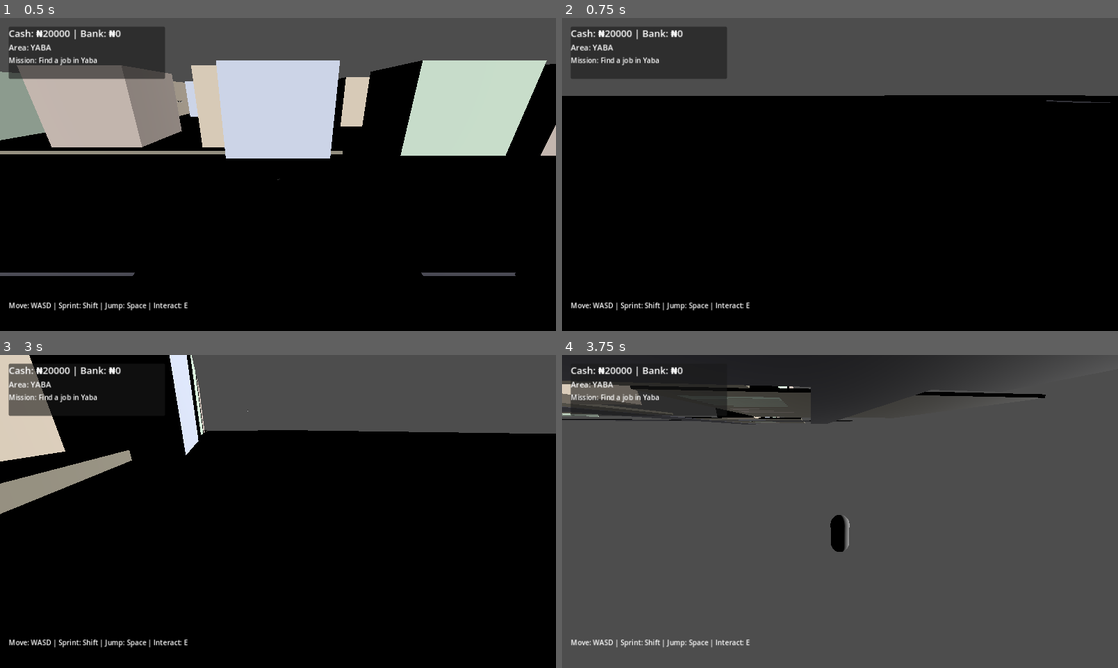
Above: before the commit, frames 1-4 (two rows, left to right).
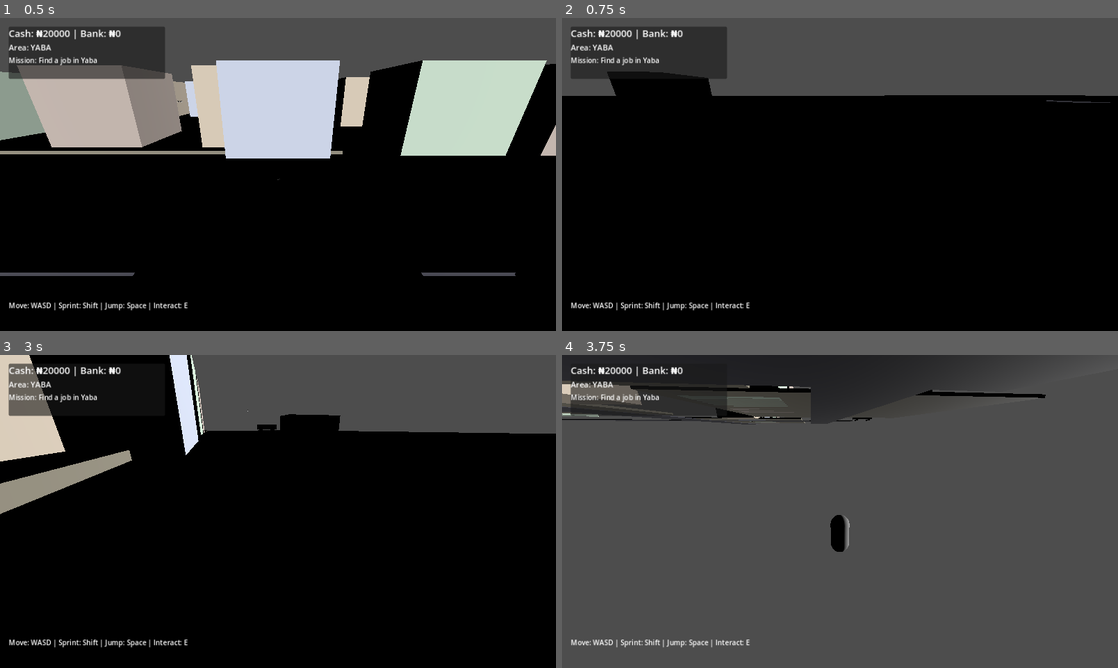
Above: after the commit, the same moments.

Repository: Muhdrabe22/lamamagame
Game: Godot game, scene res://scenes/main.tscn
Two runs of this game, one before a commit and one after it. Both use one fixed random seed, a clock stepped at 60 frames per second and the inputs below.
Inputs (mouse positions are in pixels of both pictures, inside the frame that each line leads up to):
- Up to frame 1 (0.5 s): no input
- Up to frame 2 (0.75 s): move the mouse to (867, 174) at 0.52 s; hold W (move_forward) from 0.53 s (still down); tap E (interact) at 0.6 s
- Up to frame 3 (3 s): keep holding W (move_forward); tap Space (jump) at 0.77, 1.52 s; move the mouse to (250, 511) at 1.27 s; tap E (interact) at 1.35, 2.3, 2.85 s; move the mouse to (289, 505) at 2.02 s; hold Shift (sprint) 2.03-2.78 s; move the mouse to (272, 517) at 2.77 s
- Up to frame 4 (3.75 s): keep holding W (move_forward); tap Space (jump) at 3.02 s; move the mouse to (878, 514) at 3.52 s; tap E (interact) at 3.6 s

Frame 1 is identical in both runs. In frame 2, 1.3% of the frame differs, in the area x 8-27%, y 17-25%; in frame 3, 0.6%; in frame 4, less than 0.1%.

Commit message:
Add basic driveable vehicles and vehicle interaction for LAMAMA milestone 1 update

Diff:
--- a/scripts/InteractionManager.gd
+++ b/scripts/InteractionManager.gd
@@ -14,26 +14,36 @@
 func set_action_label(label: Label) -> void:
     action_label = label
 
-func register_interactable(name: String, position: Vector3, type: String) -> void:
-    interactables.append({"name": name, "position": position, "type": type})
+func register_interactable(name: String, position: Vector3, type: String, node: Node = null) -> void:
+    interactables.append({"name": name, "position": position, "type": type, "node": node})
 
 func _process(_delta: float) -> void:
     if player == null:
         return
+
     var nearest_name = ""
     var nearest_dist = INF
-    for entry in interactables:
+    var found_index = -1
+    for i in range(interactables.size()):
+        var entry = interactables[i]
         var dist = player.global_position.distance_to(entry["position"])
         if dist < 3.2 and dist < nearest_dist:
             nearest_dist = dist
             nearest_name = entry["name"]
-            action_index = interactables.find(entry)
-        elif dist >= 3.2 and nearest_name == "":
-            action_index = -1
+            found_index = i
+
+    action_index = found_index
 
     if action_label != null:
         if nearest_name != "":
-            action_label.text = "Press E to interact with %s" % nearest_name
+            if interactables[action_index]["type"] == "vehicle":
+                var vehicle = interactables[action_index]["node"]
+                if vehicle != null and vehicle.is_occupied:
+                    action_label.text = "Press E to exit vehicle"
+                else:
+                    action_label.text = "Press E to enter vehicle"
+            else:
+                action_label.text = "Press E to interact with %s" % nearest_name
         else:
             action_label.text = ""
 
@@ -65,6 +75,19 @@
         state.add_money(2500)
         if action_label != null:
             action_label.text = "Market run complete. You earned ₦2,500 from local trade."
+    elif target["type"] == "vehicle":
+        var vehicle = target["node"]
+        if vehicle != null:
+            if vehicle.is_occupied:
+                if player.has_method("exit_vehicle"):
+                    player.exit_vehicle()
+                    if action_label != null:
+                        action_label.text = "You exited the vehicle."
+            else:
+                if player.has_method("enter_vehicle"):
+                    player.enter_vehicle(vehicle)
+                    if action_label != null:
+                        action_label.text = "You are driving the vehicle."
 
     if state.missions.size() > 0 and state.missions[0]["id"] == "first_job" and state.missions[0]["done"]:
         state.missions.remove_at(0)
--- a/scripts/Main.gd
+++ b/scripts/Main.gd
@@ -8,6 +8,7 @@
 var interaction_manager: Node
 var save_manager: Node
 var player_spawn: Vector3 = Vector3(-18.0, 0.5, 26.0)
+var vehicle_nodes: Array = []
 
 func _ready() -> void:
     state = preload("res://scripts/GameState.gd").new()
@@ -34,6 +35,7 @@
 
     _build_hud()
     _spawn_npcs()
+    _spawn_vehicles()
     _register_interactables()
     state.set_current_area("YABA")
 
@@ -99,8 +101,24 @@
         npc.global_position = routes[index % routes.size()][0]
         npc.call("set_walk_route", routes[index % routes.size()])
 
+func _spawn_vehicles() -> void:
+    var vehicle_positions = [
+        Vector3(20.0, 0.25, 14.0),
+        Vector3(-8.0, 0.25, 32.0),
+        Vector3(30.0, 0.25, 38.0)
+    ]
+
+    for position in vehicle_positions:
+        var vehicle = preload("res://scripts/Vehicle.gd").new()
+        vehicle.position = position
+        add_child(vehicle)
+        vehicle_nodes.append(vehicle)
+
 func _register_interactables() -> void:
-    interaction_manager.register_interactable("Recruitment Office", Vector3(-18.0, 0.5, -12.0), "job")
-    interaction_manager.register_interactable("Yaba Phone Shop", Vector3(-8.0, 0.5, -12.0), "shop")
-    interaction_manager.register_interactable("Player Home", Vector3(-18.0, 0.5, 20.0), "home")
-    interaction_manager.register_interactable("Oshodi Market", Vector3(0.0, 0.5, 28.0), "market")
+    interaction_manager.register_interactable("Recruitment Office", Vector3(-18.0, 0.5, -12.0), "job", null)
+    interaction_manager.register_interactable("Yaba Phone Shop", Vector3(-8.0, 0.5, -12.0), "shop", null)
+    interaction_manager.register_interactable("Player Home", Vector3(-18.0, 0.5, 20.0), "home", null)
+    interaction_manager.register_interactable("Oshodi Market", Vector3(0.0, 0.5, 28.0), "market", null)
+
+    for vehicle in vehicle_nodes:
+        interaction_manager.register_interactable("Vehicle", vehicle.global_position, "vehicle", vehicle)
--- a/scripts/Player.gd
+++ b/scripts/Player.gd
@@ -10,12 +10,14 @@
 var camera_pivot: Node3D
 var camera: Camera3D
 var interaction_manager: Node
+var vehicle_reference: Node = null
+var is_driving: bool = false
 
 func _ready() -> void:
     _build_character()
     _build_camera()
     Input.mouse_mode = Input.MOUSE_MODE_CAPTURED
-    interaction_manager = get_parent().get_node("InteractionManager")
+    interaction_manager = get_parent().get_node_or_null("InteractionManager")
 
 func _build_character() -> void:
     var collision = CollisionShape3D.new()
@@ -51,6 +53,9 @@
         camera_pivot.rotation.y = yaw
 
 func _physics_process(delta: float) -> void:
+    if vehicle_reference != null and is_driving:
+        return
+
     var input_dir := Vector2(
         Input.get_axis("move_left", "move_right"),
         Input.get_axis("move_forward", "move_backward")
@@ -99,3 +104,21 @@
 
     if global_position.y < -10.0:
         global_position = Vector3(-18.0, 0.5, 26.0)
+
+func enter_vehicle(vehicle: Node) -> void:
+    if vehicle == null:
+        return
+    vehicle_reference = vehicle
+    is_driving = true
+    visible = false
+    position = vehicle.position + Vector3(0.0, 0.6, 0.0)
+    if vehicle.has_method("occupy"):
+        vehicle.occupy(self)
+
+func exit_vehicle() -> void:
+    if vehicle_reference != null and vehicle_reference.has_method("release"):
+        vehicle_reference.release()
+    vehicle_reference = null
+    is_driving = false
+    visible = true
+    position = global_position + Vector3(0.0, 0.0, 1.5)
--- /dev/null
+++ b/scripts/Vehicle.gd
@@ -0,0 +1,84 @@
+extends CharacterBody3D
+
+var is_occupied: bool = false
+var occupant: Node = null
+var steering: float = 0.0
+var acceleration: float = 0.0
+var speed: float = 0.0
+var max_speed: float = 12.0
+var steer_strength: float = 2.2
+var reverse_max_speed: float = -6.0
+
+func _ready() -> void:
+    _build_vehicle()
+
+func _build_vehicle() -> void:
+    var collision = CollisionShape3D.new()
+    var box_shape = BoxShape3D.new()
+    box_shape.size = Vector3(2.4, 1.2, 4.6)
+    collision.shape = box_shape
+    collision.position = Vector3(0.0, 0.8, 0.0)
+    add_child(collision)
+
+    var body_mesh = MeshInstance3D.new()
+    var box_mesh = BoxMesh.new()
+    box_mesh.size = Vector3(2.4, 1.2, 4.6)
+    body_mesh.mesh = box_mesh
+    body_mesh.position = Vector3(0.0, 0.8, 0.0)
+    add_child(body_mesh)
+
+    for wheel_offset in [Vector3(-1.0, 0.2, -1.5), Vector3(1.0, 0.2, -1.5), Vector3(-1.0, 0.2, 1.5), Vector3(1.0, 0.2, 1.5)]:
+        var wheel = MeshInstance3D.new()
+        var cyl = CylinderMesh.new()
+        cyl.top_radius = 0.35
+        cyl.bottom_radius = 0.35
+        cyl.height = 0.35
+        wheel.mesh = cyl
+        wheel.rotation_degrees = Vector3(90.0, 0.0, 0.0)
+        wheel.position = wheel_offset
+        add_child(wheel)
+
+func occupy(player: Node) -> void:
+    is_occupied = true
+    occupant = player
+
+func release() -> void:
+    is_occupied = false
+    occupant = null
+    speed = 0.0
+
+func _physics_process(delta: float) -> void:
+    if not is_occupied:
+        return
+
+    var steer_input = Input.get_axis("move_left", "move_right")
+    var throttle_input = Input.get_axis("move_backward", "move_forward")
+
+    if throttle_input > 0.0:
+        acceleration = 12.0
+    elif throttle_input < 0.0:
+        acceleration = -8.0
+    else:
+        acceleration = 0.0
+
+    speed += acceleration * delta
+    speed *= 0.98
+    speed = clamp(speed, reverse_max_speed, max_speed)
+
+    if abs(steer_input) > 0.1:
+        steering = move_toward(steering, steer_input * steer_strength, delta * 2.8)
+    else:
+        steering = move_toward(steering, 0.0, delta * 3.5)
+
+    if abs(speed) > 0.01:
+        rotation.y += steering * delta * (speed / max_speed)
+
+    var move_vector = -transform.basis.z * speed
+    velocity.x = move_vector.x
+    velocity.z = move_vector.z
+    velocity.y = 0.0
+    move_and_slide()
+
+    if occupant != null:
+        occupant.global_position = global_position + Vector3(0.0, 1.0, 0.0)
+        occupant.rotation.y = rotation.y
